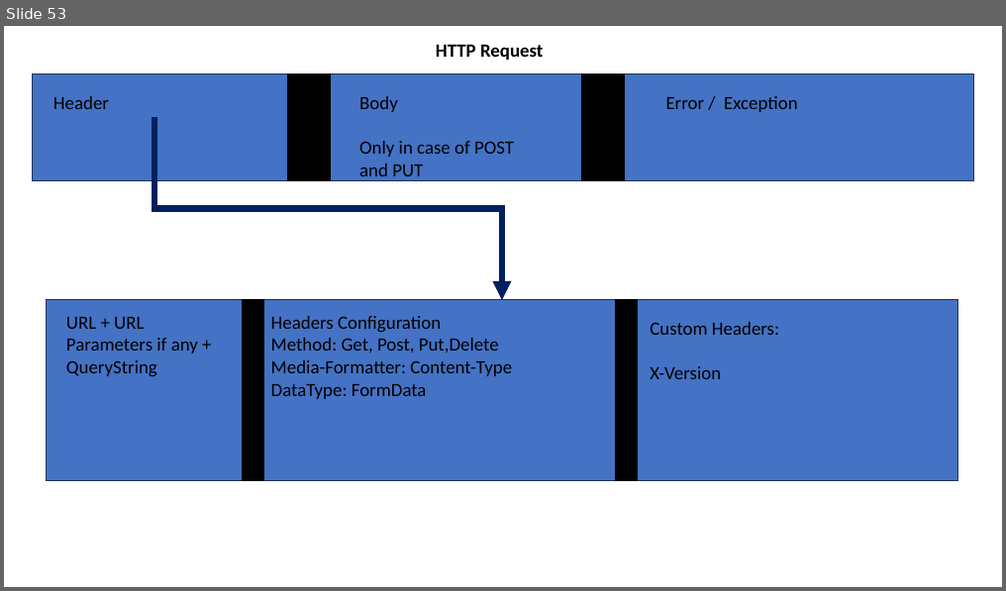
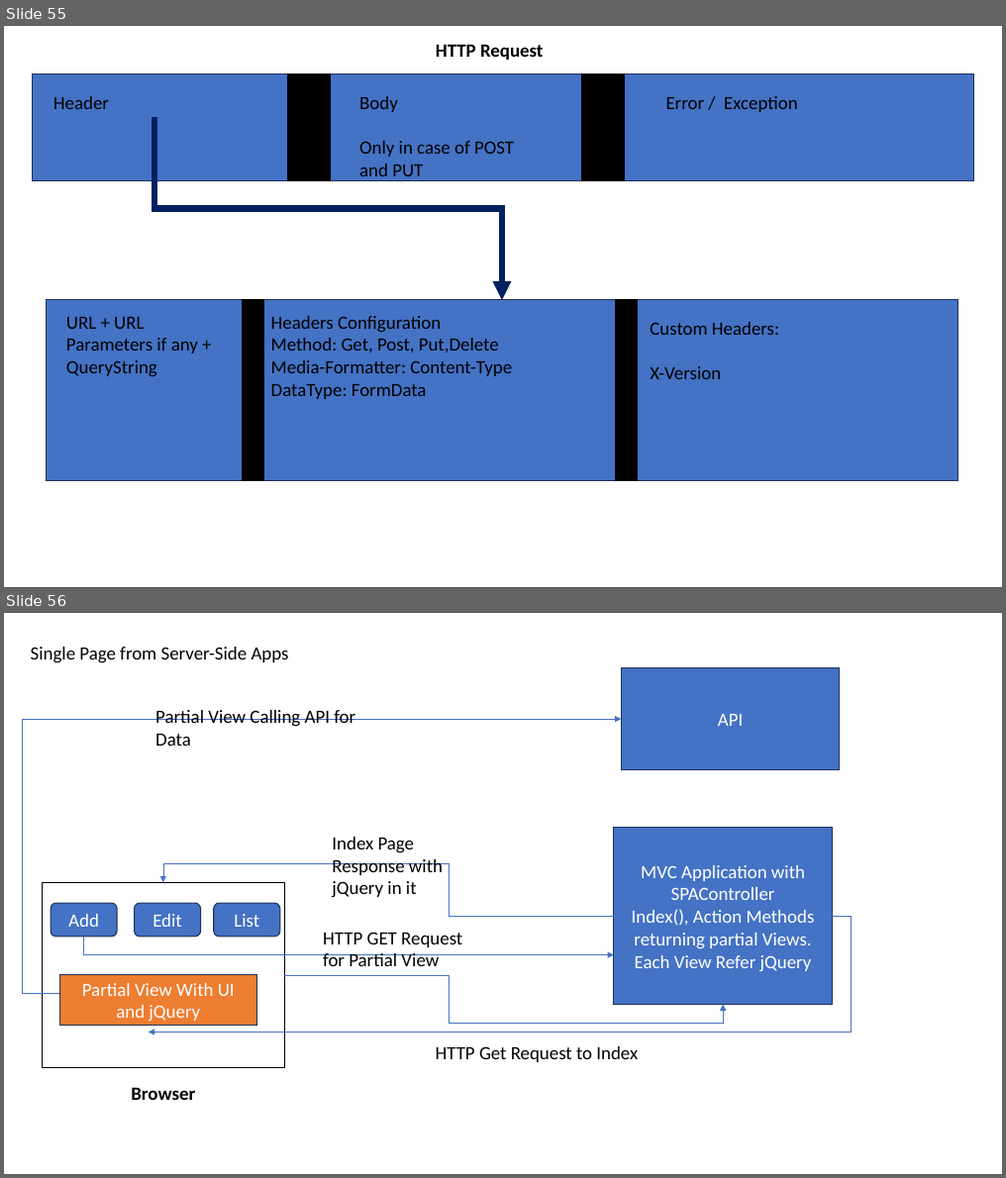
Before and after one commit to maheshsabnis/capita_sept_2023_Oct, a slide deck: Images.pptx. Shown one above the other, each under a label of ours: slide 53 before the commit, slides 55 and 56 after it. The pictures are 1006x591 and 1006x1178 pixels, drawn with LibreOffice and Linux fonts; fonts in the diff are those of the drawing. Boxes give left, top, right and bottom in pixels: in the first picture for what was removed or moved away, otherwise in the second. Text is boxed around its words. In the diff, an @@ line names an element or a change of style, - is before the commit and + after.

```diff
--- a/Images.pptx
+++ b/Images.pptx
@@ slide 56 added at box(4, 613, 1002, 1174), background #FFFFFF @@
@@ text added at box(31, 647, 289, 663), 18 pt, text #000000 @@
+Single Page from Server-Side Apps
@@ rectangle added at box(621, 667, 840, 770), fill #4472C4, outline #1E3256 1 pt, 18 pt, text #FFFFFF @@
+API
@@ elbow arrow added from (59, 994) to (621, 719), #4472C4 0.5 pt @@
@@ text added at box(155, 710, 355, 746), 18 pt, text #000000 @@
+Partial View Calling API for Data
@@ text added at box(332, 837, 443, 898), 18 pt, text #000000 @@
+Index Page Response with jQuery in it
@@ rectangle added at box(614, 828, 833, 1004), fill #4472C4, outline #1E3256 1 pt, 18 pt, text #FFFFFF @@
+MVC Application with SPAController
+Index(), Action Methods returning partial Views. Each View Refer jQuery
@@ elbow arrow added from (614, 916) to (163, 882), #4472C4 0.5 pt @@
@@ rectangle added at box(43, 882, 284, 1068), fill #FFFFFF, outline #000000 1 pt @@
@@ rounded rectangle added at box(51, 903, 117, 937), fill #4472C4, outline #1E3256 1 pt, 18 pt, text #FFFFFF @@
+Add
@@ rounded rectangle added at box(135, 903, 201, 937), fill #4472C4, outline #1E3256 1 pt, 18 pt, text #FFFFFF @@
+Edit
@@ rounded rectangle added at box(214, 903, 280, 937), fill #4472C4, outline #1E3256 1 pt, 18 pt, text #FFFFFF @@
+List
@@ elbow arrow added from (84, 937) to (614, 956), #4472C4 0.5 pt @@
@@ elbow arrow added from (832, 916) to (149, 1032), #4472C4 0.5 pt @@
@@ text added at box(323, 932, 462, 966), 18 pt, text #000000 @@
+HTTP GET Request for Partial View
@@ rectangle added at box(59, 975, 256, 1026), fill #ED7D31, outline #1E3256 1 pt, 18 pt, text #FFFFFF @@
+Partial View With UI and jQuery
@@ elbow arrow added from (284, 975) to (724, 1004), #4472C4 0.5 pt @@
@@ text added at box(436, 1047, 638, 1062), 18 pt, text #000000 @@
+HTTP Get Request to Index
@@ text added at box(131, 1087, 195, 1100), 18 pt, text #000000, bold @@
+Browser
@@ what was slide 53 is now slide 55 @@
```
Also in this commit, not shown: 3 other slides added, 10 other files.
